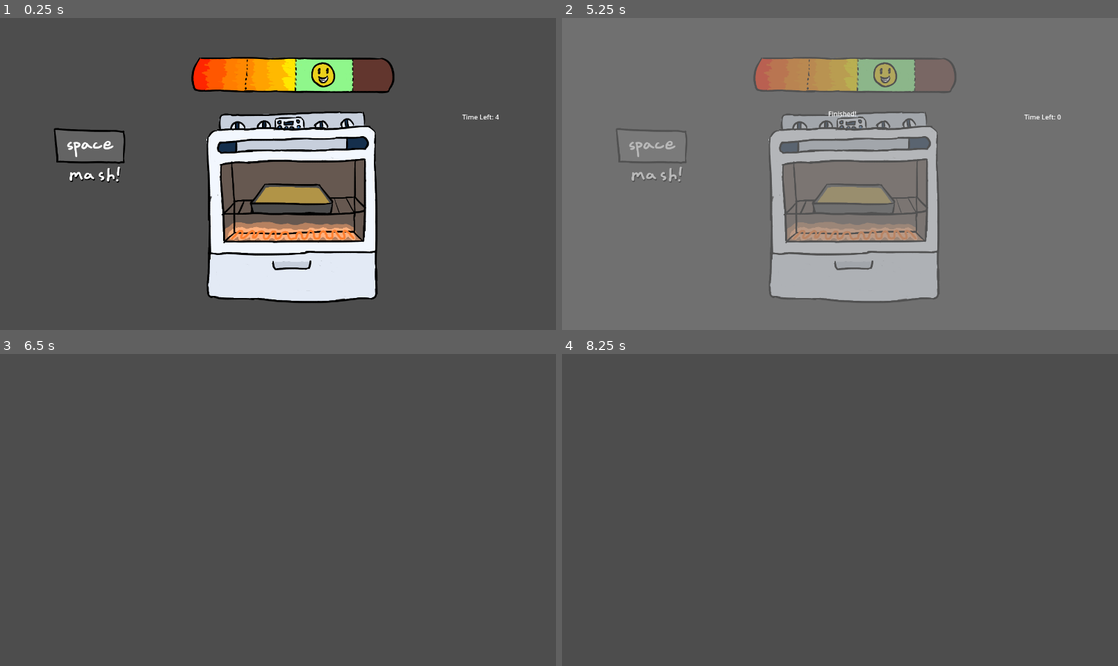
Above: before the commit, frames 1-4 (two rows, left to right).
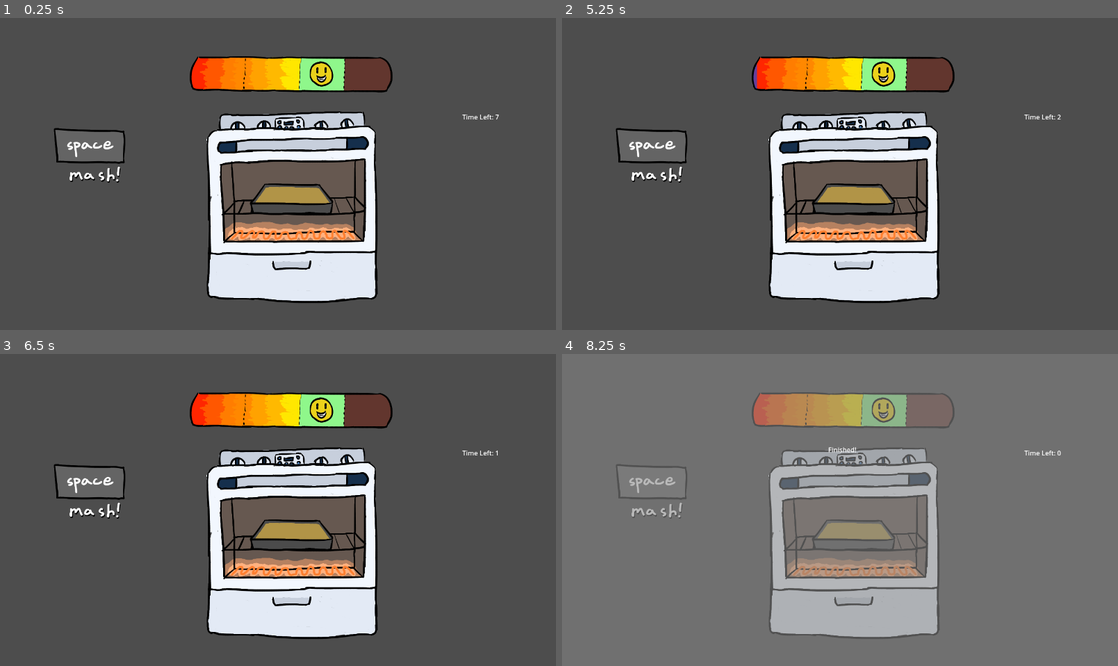
Above: after the commit, the same moments.

Repository: yanalex981/Tasty-Treads
Game: Godot game, scene res://Scenes/Microgames/OvenMicrogame.tscn
Two runs of this game, one before a commit and one after it. Both use one fixed random seed, a clock stepped at 60 frames per second and the inputs below. This scene is started directly instead of the project's main scene.
Inputs:
- Up to frame 1 (0.25 s): no input
- Up to frame 2 (5.25 s): tap Enter (ui_accept) at 0.5, 0.77, 1.25, 1.52, 2, 2.75, 3.02, 3.5, 3.77, 4.25, 4.52 s; hold D (right) 0.53-1.28 s; tap Space (interact) every 0.75 s from 0.6 to 5.1 s; hold S (down) 1.28-2.03 s; hold D (right) 2.03-2.78 s; hold W (up) 2.78-3.53 s; hold A (left) 3.53-5.03 s; hold S (down) from 5.03 s (still down)
- Up to frame 3 (6.5 s): release S (down) at 5.78 s; hold D (right) from 5.78 s (still down); tap Space (interact) at 5.85 s; tap Enter (ui_accept) at 6.02 s
- Up to frame 4 (8.25 s): release D (right) at 6.53 s; hold W (up) 6.53-7.28 s; tap Space (interact) at 6.6, 7.35, 8.1 s; tap Enter (ui_accept) at 6.77, 7.52 s; hold D (right) 7.28-8.03 s; hold S (down) from 8.03 s (still down)

The runs differ from the first frame. In frame 1, 1.2% of the frame differs, in the area x 34-90%, y 12-33%; in frame 2, 99%, in the area x 0-100%, y 0-100%; in frame 3, 22%; in frame 4, 97%.

Commit message:
Added cooling pan sprite and turned off upgrade mode for some minigames.

Diff:
--- a/Scenes/Microgames/CoolingMicrogame.tscn
+++ b/Scenes/Microgames/CoolingMicrogame.tscn
@@ -1,10 +1,10 @@
 [gd_scene load_steps=17 format=3 uid="uid://dl0cs8jsrhqyj"]
 
-[ext_resource type="Texture2D" uid="uid://d1jylf2ps2072" path="res://icon.svg" id="1_1gkcl"]
 [ext_resource type="Script" path="res://Scripts/Microgames/Cooling/CoolingMicrogame.gd" id="1_6n2qk"]
 [ext_resource type="PackedScene" uid="uid://cb00rsfw04bg5" path="res://Scenes/Microgames/Smoke.tscn" id="2_88mte"]
 [ext_resource type="Script" path="res://Scripts/Microgames/Cooling/RobotFan.gd" id="2_c2hrm"]
 [ext_resource type="Script" path="res://Scripts/Microgames/Cooling/SmokeSpawner.gd" id="4_1e7x7"]
+[ext_resource type="Texture2D" uid="uid://c5kac83lmcugy" path="res://Assets/Microgames/coolingPan.png" id="4_q51ow"]
 [ext_resource type="Texture2D" uid="uid://varudqrc00sq" path="res://Assets/Microgames/vacuumArm.png" id="6_nimdp"]
 [ext_resource type="Texture2D" uid="uid://cbu3c656nkxh5" path="res://Assets/Microgames/smokeEffects.png" id="7_d32es"]
 [ext_resource type="Script" path="res://Scripts/Microgames/TimerLabel.gd" id="7_f68go"]
@@ -215,9 +215,8 @@
 
 [node name="Tray" type="Sprite2D" parent="."]
 position = Vector2(688, 378)
-scale = Vector2(5.16174, 3.44531)
-texture = ExtResource("1_1gkcl")
-metadata/_edit_lock_ = true
+scale = Vector2(1.30355, 1.3823)
+texture = ExtResource("4_q51ow")
 
 [node name="RobotFan" type="CharacterBody2D" parent="."]
 position = Vector2(168, 600)
--- a/Scenes/Microgames/OvenMicrogame.tscn
+++ b/Scenes/Microgames/OvenMicrogame.tscn
@@ -12,7 +12,6 @@
 
 [node name="OvenMicrogame" type="Node2D"]
 script = ExtResource("1_uo1gh")
-upgraded = true
 
 [node name="Oven" type="Sprite2D" parent="."]
 position = Vector2(728, 464)
--- a/Scenes/Microgames/StirMicrogame.tscn
+++ b/Scenes/Microgames/StirMicrogame.tscn
@@ -11,7 +11,6 @@
 
 [node name="StirMicrogame" type="Node2D"]
 script = ExtResource("1_noy1s")
-upgraded = true
 
 [node name="Bowl" type="Sprite2D" parent="."]
 position = Vector2(688, 424)
Binary file added: Assets/Microgames/coolingPan.png
Not shown, added: Assets/Microgames/coolingPan.png.import
